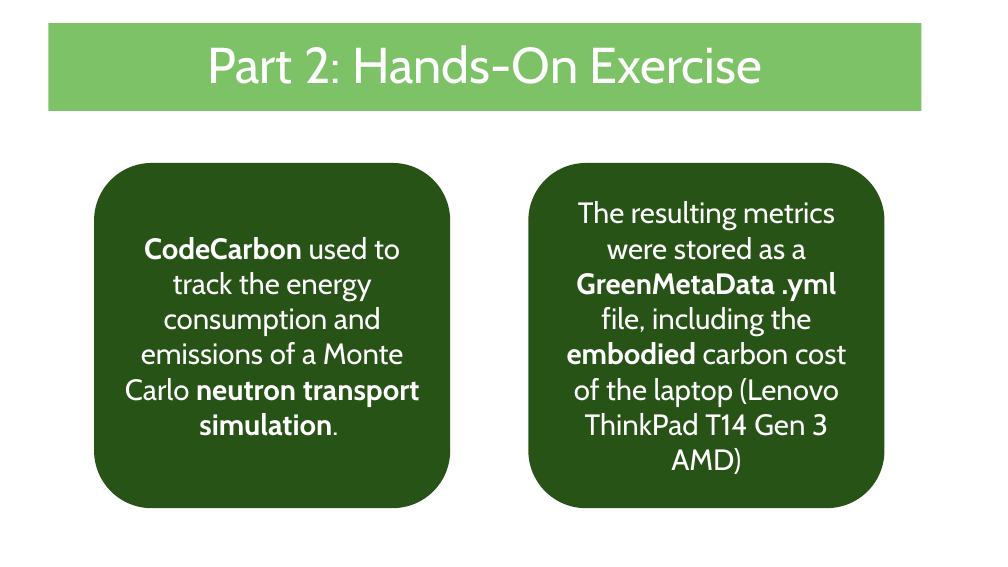
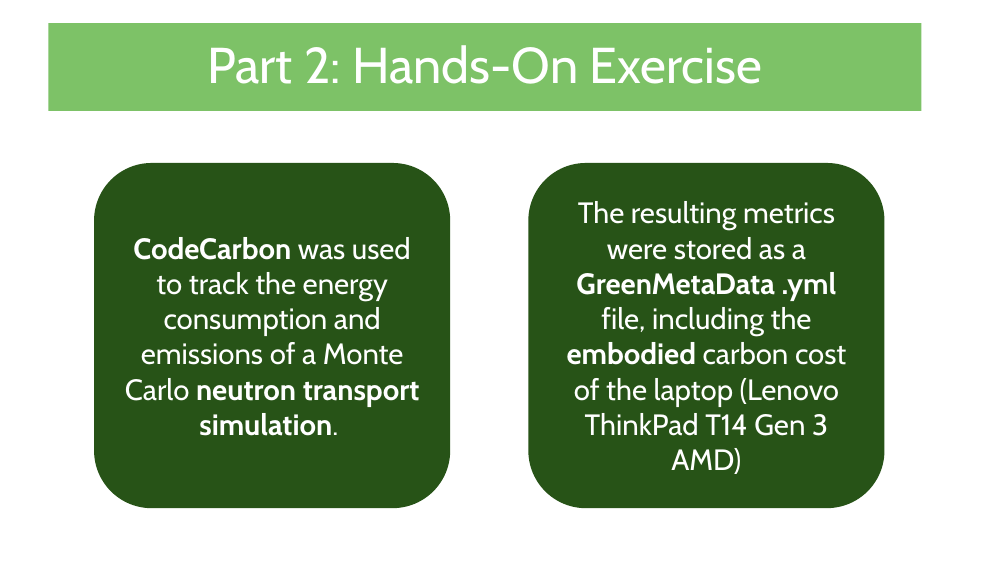
Before and after one commit to rosieschiffmann/GSoC_Neutron_Transport_Energy_Audit, a slide deck: slide 6 of GSoC – GreenMetaData Project.pptx. Drawn at 1008x567 pixels with LibreOffice and Linux fonts; fonts in the diff are those of the drawing; background and template pictures are left out. Boxes give left, top, right and bottom in pixels: in the first picture for what was removed or moved away, otherwise in the second. Text is boxed around its words. In the diff, an @@ line names an element or a change of style, - is before the commit and + after.

Commit message:
edits and finishing touches to part 2

```diff
--- a/GSoC – GreenMetaData Project.pptx
+++ b/GSoC – GreenMetaData Project.pptx
@@ text in rounded rectangle at (125, 237, 420, 436): text changed @@
-CodeCarbon used to track the energy consumption and emissions of a Monte Carlo neutron transport simulation.
+CodeCarbon was used to track the energy consumption and emissions of a Monte Carlo neutron transport simulation.
```
Also in this commit, not shown: 3 other slides changed.
